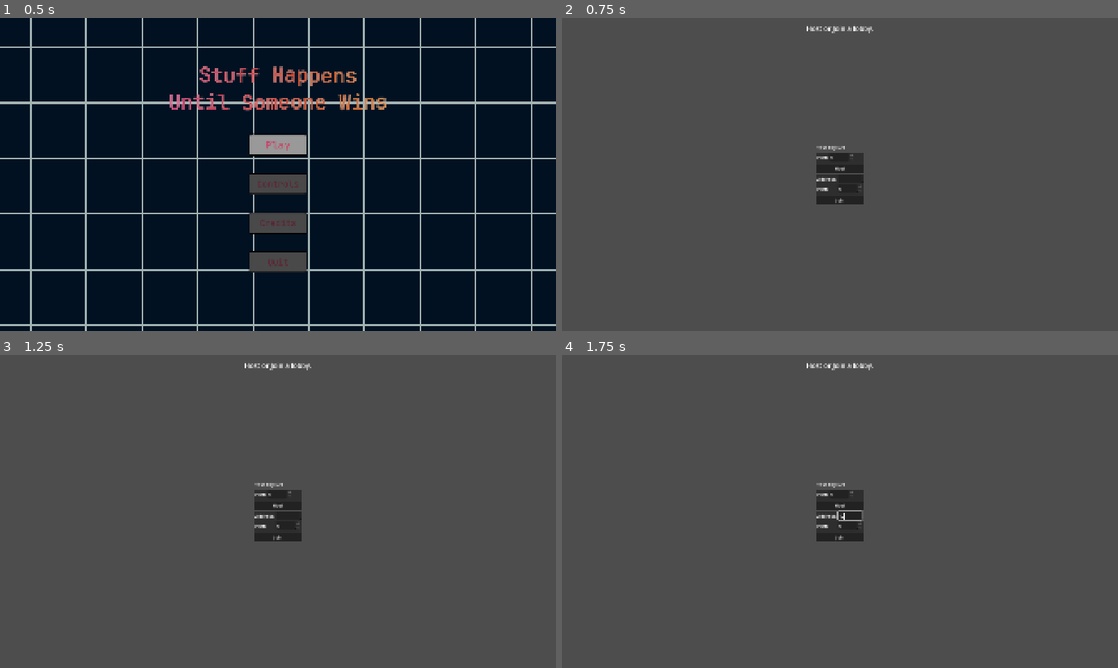
Above: before the commit, frames 1-4 (two rows, left to right).
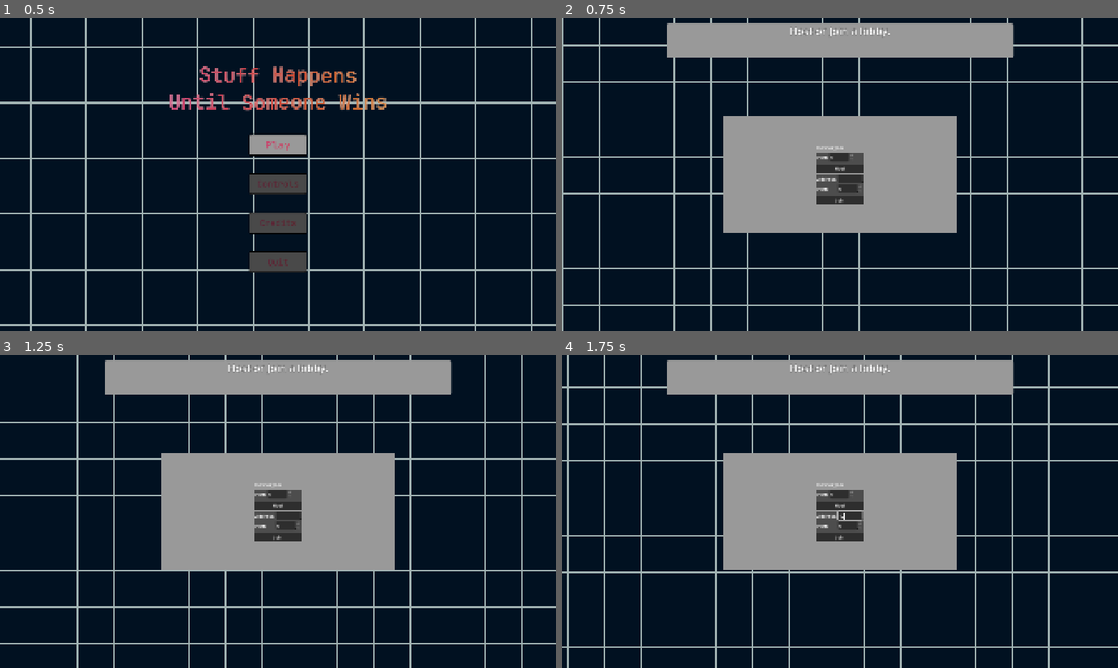
Above: after the commit, the same moments.

Repository: Mrneptune11/Unlimited-Games-Jam
Game: Godot game, scene res://UI/Menus/MainMenu/MainMenu.tscn
The game is run twice, just before and just after one commit, with the same random seed, the same clock (stepped at 60 frames per second) and the same inputs.
Inputs (mouse positions are in pixels of both pictures, inside the frame that each line leads up to):
- Up to frame 1 (0.5 s): no input
- Up to frame 2 (0.75 s): click "[rainbow freq=.01]Play" at 0.5 s
- Up to frame 3 (1.25 s): no input
- Up to frame 4 (1.75 s): click (851, 514) at 1.27 s; type "12" at 1.35 s

Frame 1 is identical in both runs. In frame 2, 99% of the frame differs, in the area x 0-100%, y 0-100%; in frame 3, 99%; in frame 4, 99%.

Commit message:
Update Lobby.tscn

Diff:
--- a/Main/Lobby/Lobby.tscn
+++ b/Main/Lobby/Lobby.tscn
@@ -2,6 +2,7 @@
 
 [ext_resource type="Script" uid="uid://3mtp3mvg1058" path="res://Main/Lobby/lobby.gd" id="1_0duqs"]
 [ext_resource type="Script" uid="uid://b3bltlekjmkx8" path="res://Main/Lobby/ui.gd" id="2_0duqs"]
+[ext_resource type="PackedScene" uid="uid://fmm44p2dxj8k" path="res://Objects/Bg/bg.tscn" id="3_owp0v"]
 
 [sub_resource type="GDScript" id="GDScript_0duqs"]
 script/source = "extends Node2D
@@ -10,6 +11,14 @@
 
 const BULLET_SPEED:float = 200
 "
+
+[sub_resource type="StyleBoxFlat" id="StyleBoxFlat_g4v7s"]
+
+[sub_resource type="StyleBoxFlat" id="StyleBoxFlat_3wuvv"]
+corner_radius_top_left = 8
+corner_radius_top_right = 8
+corner_radius_bottom_right = 8
+corner_radius_bottom_left = 8
 
 [sub_resource type="SceneReplicationConfig" id="SceneReplicationConfig_0duqs"]
 properties/0/path = NodePath(".:text")
@@ -48,6 +57,33 @@
 
 [node name="UI" type="CanvasLayer" parent="." unique_id=1150281040]
 script = ExtResource("2_0duqs")
+
+[node name="BG" type="Control" parent="UI" unique_id=1962388292]
+layout_mode = 3
+anchors_preset = 0
+offset_left = 960.0
+offset_top = 540.0
+offset_right = 1000.0
+offset_bottom = 580.0
+
+[node name="Parallax2D" parent="UI/BG" unique_id=1872672102 instance=ExtResource("3_owp0v")]
+repeat_times = 16
+
+[node name="PanelContainer" type="PanelContainer" parent="UI/BG" unique_id=1031750815]
+custom_minimum_size = Vector2(800, 400)
+layout_mode = 1
+anchors_preset = 8
+anchor_left = 0.5
+anchor_top = 0.5
+anchor_right = 0.5
+anchor_bottom = 0.5
+offset_left = -420.0
+offset_top = -220.0
+offset_right = 380.0
+offset_bottom = 180.0
+grow_horizontal = 2
+grow_vertical = 2
+theme_override_styles/panel = SubResource("StyleBoxFlat_g4v7s")
 
 [node name="Start" type="VBoxContainer" parent="UI" unique_id=1095290580]
 anchors_preset = 8
@@ -65,7 +101,7 @@
 [node name="Title" type="RichTextLabel" parent="UI/Start" unique_id=520906420]
 custom_minimum_size = Vector2(100, 25)
 layout_mode = 2
-text = "Test Thy Net
+text = "Host or Join
 "
 
 [node name="ENet" type="VBoxContainer" parent="UI/Start" unique_id=2036676489]
@@ -129,11 +165,14 @@
 anchor_left = 0.5
 anchor_right = 0.5
 offset_left = -600.0
-offset_top = 20.0
+offset_top = 19.0
 offset_right = 600.0
-offset_bottom = 140.0
+offset_bottom = 139.0
 grow_horizontal = 2
-theme_override_font_sizes/normal_font_size = 24
+theme_override_colors/font_outline_color = Color(0, 0, 0, 1)
+theme_override_constants/outline_size = 3
+theme_override_font_sizes/normal_font_size = 36
+theme_override_styles/normal = SubResource("StyleBoxFlat_3wuvv")
 bbcode_enabled = true
 text = "Host or Join a lobby."
 horizontal_alignment = 1
@@ -144,9 +183,21 @@
 offset_top = 50.0
 offset_right = 620.0
 offset_bottom = 130.0
+theme_override_colors/font_outline_color = Color(0, 0, 0, 1)
+theme_override_constants/outline_size = 3
 theme_override_font_sizes/normal_font_size = 50
 horizontal_alignment = 1
 vertical_alignment = 1
 
 [node name="MultiplayerSynchronizer" type="MultiplayerSynchronizer" parent="UI/EventTerminal" unique_id=1159857400]
 replication_config = SubResource("SceneReplicationConfig_0duqs")
+
+[node name="RichTextLabel" type="RichTextLabel" parent="UI/EventTerminal" unique_id=1911232227]
+layout_mode = 0
+offset_left = 20.0
+offset_top = 10.0
+offset_right = 120.0
+offset_bottom = 110.0
+theme_override_font_sizes/normal_font_size = 20
+horizontal_alignment = 1
+vertical_alignment = 1
